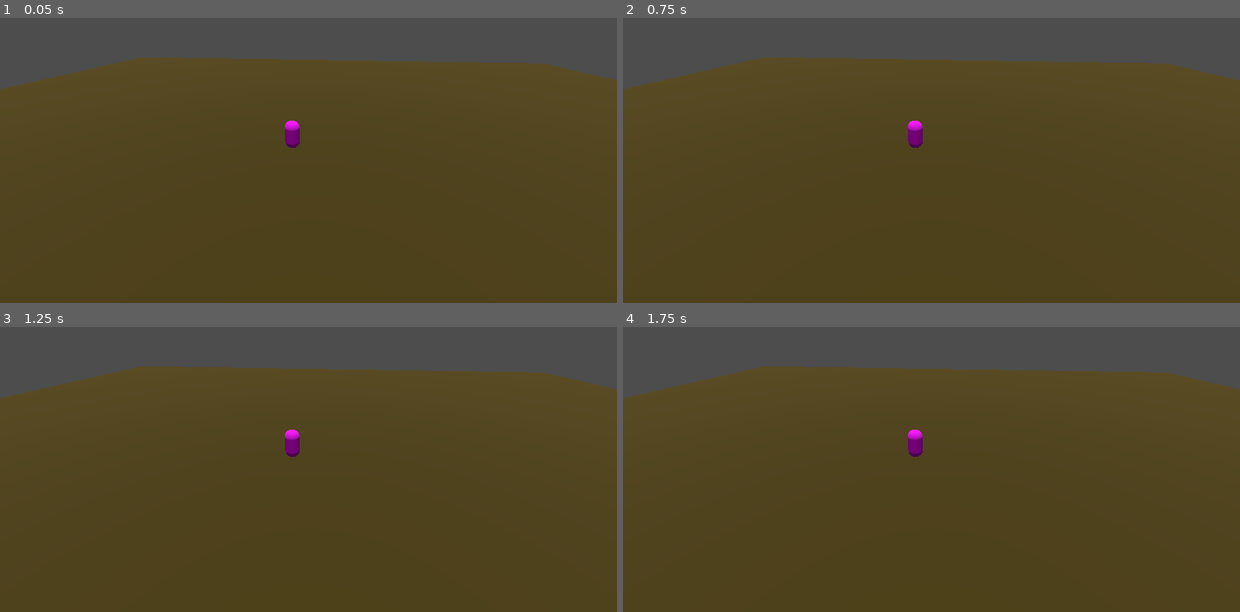
Above: before the commit, frames 1-4 (two rows, left to right).
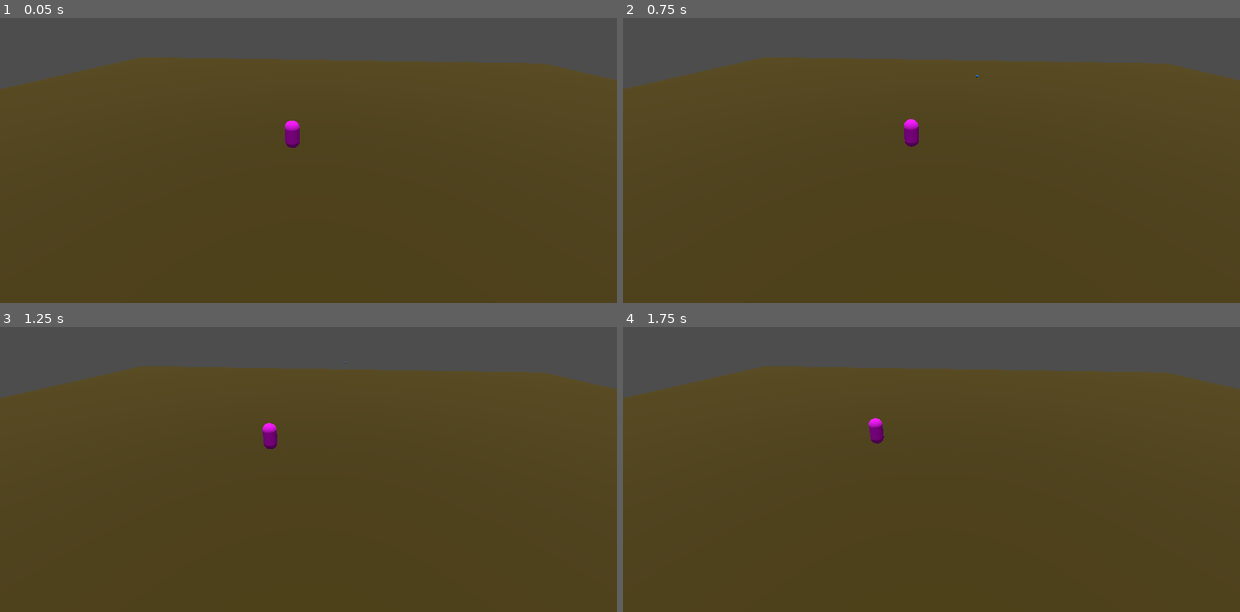
Above: after the commit, the same moments.

Repository: kongshijatwit/deer-forest
Game: Godot game, scene res://scenes/test/deer_test.tscn
Two runs of this game, one before a commit and one after it. Both use one fixed random seed, a clock stepped at 60 frames per second and the inputs below. The project has no main scene, so this scene is started directly.
Inputs:
- Up to frame 1 (0.05 s): no input
- Up to frame 2 (0.75 s): tap Enter at 0.5 s
- Up to frame 3 (1.25 s): no input
- Up to frame 4 (1.75 s): no input

Frame 1 is identical in both runs. In frame 2, 0.2% of the frame differs, in the area x 45-58%, y 20-46%; in frame 3, 0.4%, in the area x 42-57%, y 12-46%; in frame 4, 0.4%.

Commit message:
Add temporary bullet to affect deer states

Diff:
--- /dev/null
+++ b/prefabs/temp_bullet/bullet.tscn
@@ -0,0 +1,34 @@
+[gd_scene load_steps=5 format=3 uid="uid://dbwrfnj2oc8wy"]
+
+[ext_resource type="Script" uid="uid://kdr6wo1pmhtj" path="res://scripts/temp_bullet/bullet.gd" id="1_fh0yl"]
+
+[sub_resource type="CapsuleMesh" id="CapsuleMesh_ecxuq"]
+
+[sub_resource type="StandardMaterial3D" id="StandardMaterial3D_ecxuq"]
+albedo_color = Color(0, 0.501961, 1, 1)
+
+[sub_resource type="CapsuleShape3D" id="CapsuleShape3D_fh0yl"]
+
+[node name="bullet" type="RigidBody3D"]
+transform = Transform3D(1, 0, 0, 0, -4.37114e-08, -1, 0, 1, -4.37114e-08, 0, 0, 0)
+axis_lock_linear_x = true
+axis_lock_linear_y = true
+axis_lock_angular_x = true
+axis_lock_angular_y = true
+axis_lock_angular_z = true
+script = ExtResource("1_fh0yl")
+
+[node name="MeshInstance3D" type="MeshInstance3D" parent="."]
+transform = Transform3D(0.25, 0, 0, 0, 0.25, 0, 0, 0, 0.25, 0, 0, 0)
+mesh = SubResource("CapsuleMesh_ecxuq")
+surface_material_override/0 = SubResource("StandardMaterial3D_ecxuq")
+
+[node name="CollisionShape3D" type="CollisionShape3D" parent="."]
+transform = Transform3D(0.25, 0, 0, 0, 0.25, 0, 0, 0, 0.25, 0, 0, 0)
+shape = SubResource("CapsuleShape3D_fh0yl")
+
+[node name="Area3D" type="Area3D" parent="."]
+transform = Transform3D(0.25, 0, 0, 0, 0.25, 0, 0, 0, 0.25, 0, 0, 0)
+
+[node name="CollisionShape3D2" type="CollisionShape3D" parent="Area3D"]
+shape = SubResource("CapsuleShape3D_fh0yl")
--- a/scenes/test/deer_test.tscn
+++ b/scenes/test/deer_test.tscn
@@ -1,6 +1,7 @@
-[gd_scene load_steps=6 format=3 uid="uid://b2g1vks7dnx6g"]
+[gd_scene load_steps=7 format=3 uid="uid://b2g1vks7dnx6g"]
 
 [ext_resource type="PackedScene" uid="uid://dxqbeieje54w3" path="res://prefabs/deer/deer.tscn" id="1_61it4"]
+[ext_resource type="PackedScene" uid="uid://dbwrfnj2oc8wy" path="res://prefabs/temp_bullet/bullet.tscn" id="2_eqqxn"]
 
 [sub_resource type="Environment" id="Environment_bftmh"]
 
@@ -34,3 +35,6 @@
 
 [node name="Deer" parent="." instance=ExtResource("1_61it4")]
 transform = Transform3D(1, 0, 0, 0, 1, 0, 0, 0, 1, 2.27438, 1, 6.38368)
+
+[node name="bullet" parent="." instance=ExtResource("2_eqqxn")]
+transform = Transform3D(1, 0, 0, 0, -4.37114e-08, -1, 0, 1, -4.37114e-08, -3.07925, 2.16076, -5.74966)
--- /dev/null
+++ b/scripts/temp_bullet/bullet.gd
@@ -0,0 +1,4 @@
+extends RigidBody3D
+
+func _physics_process(delta: float) -> void:
+    move_and_collide(Vector3(0, 0, 35) * delta)
Not shown, added: scripts/temp_bullet/bullet.gd.uid
